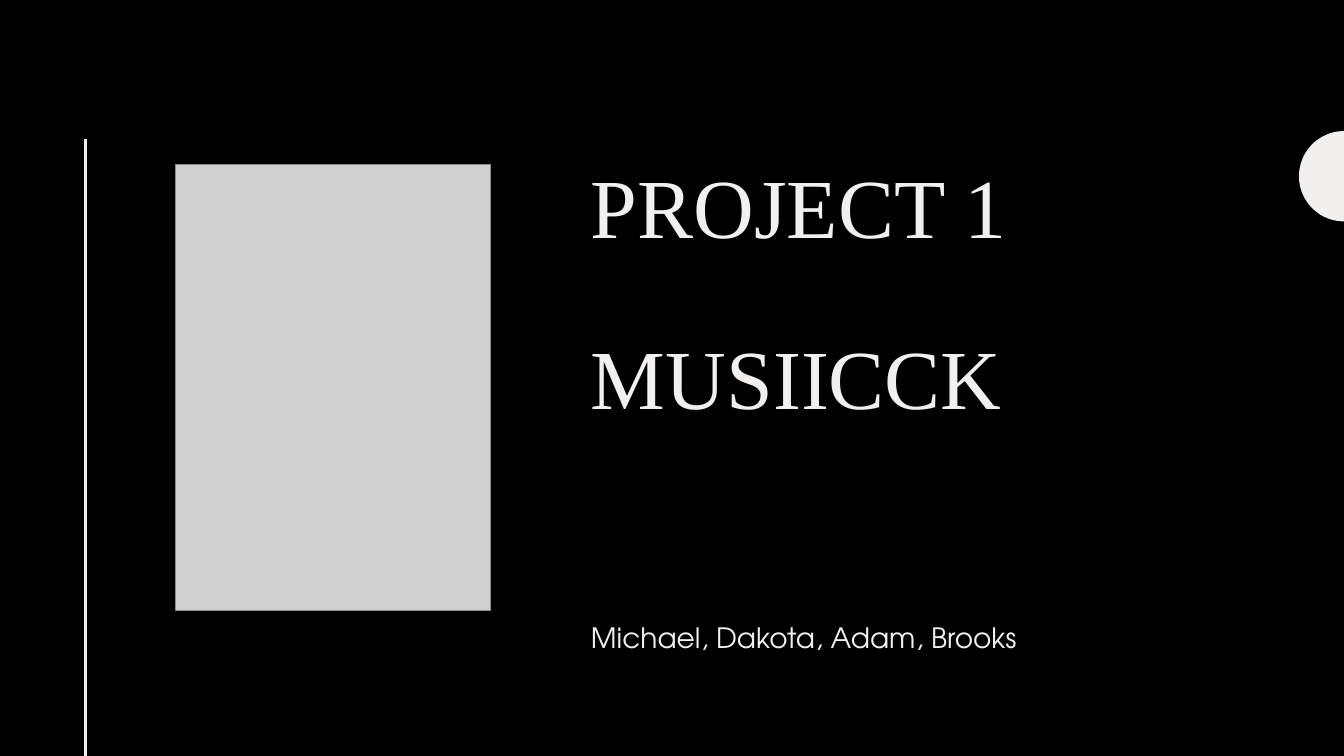
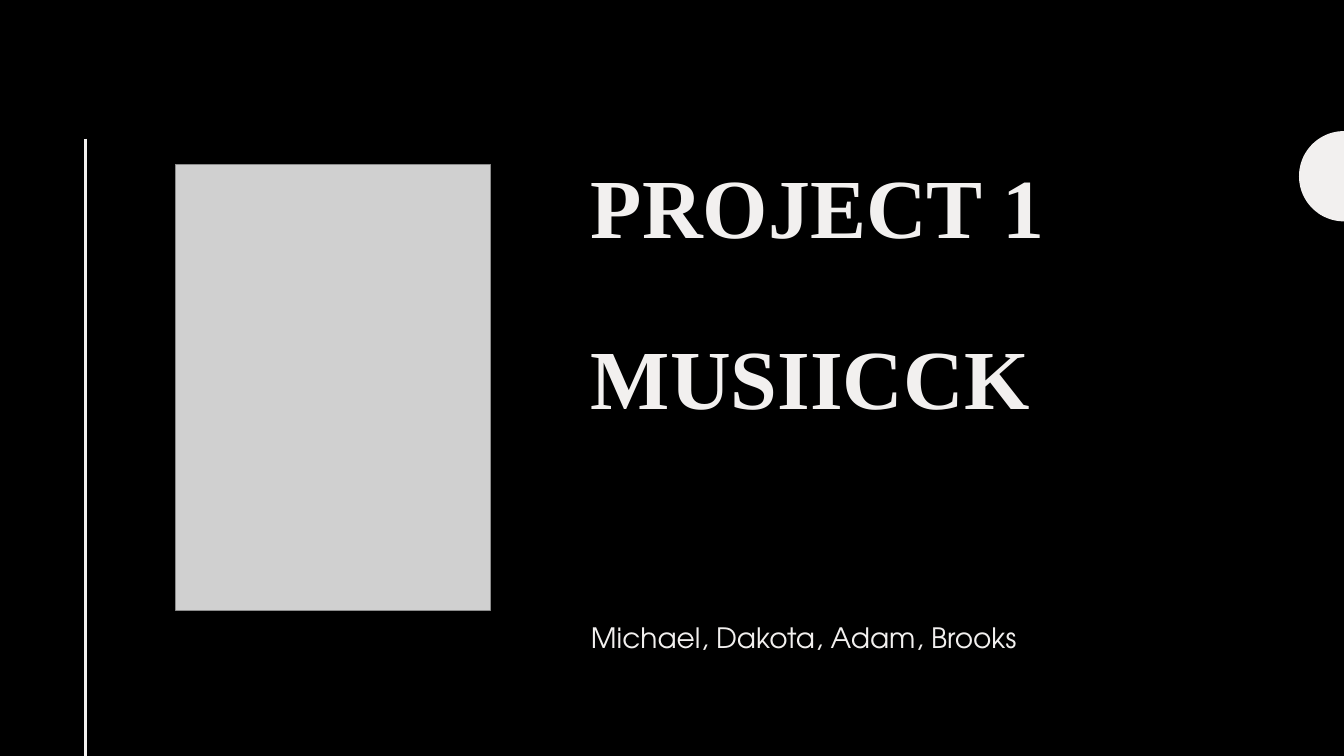
Before and after one commit to bburwell91/Project-1, a slide deck: slide 1 of Project-1.pptx. Drawn at 1344x756 pixels with LibreOffice and Linux fonts; fonts in the diff are those of the drawing; grey boxes stand for pictures. Boxes give left, top, right and bottom in pixels: in the first picture for what was removed or moved away, otherwise in the second. Text is boxed around its words. In the diff, an @@ line names an element or a change of style, - is before the commit and + after.

```diff
--- a/Project-1.pptx
+++ b/Project-1.pptx
@@ title "PROJECT 1 MUSIICCK" at [591,182,1044,410]: bold on @@
```
Also in this commit, not shown: 3 other slides changed, 1 slide added, 2 other files.
